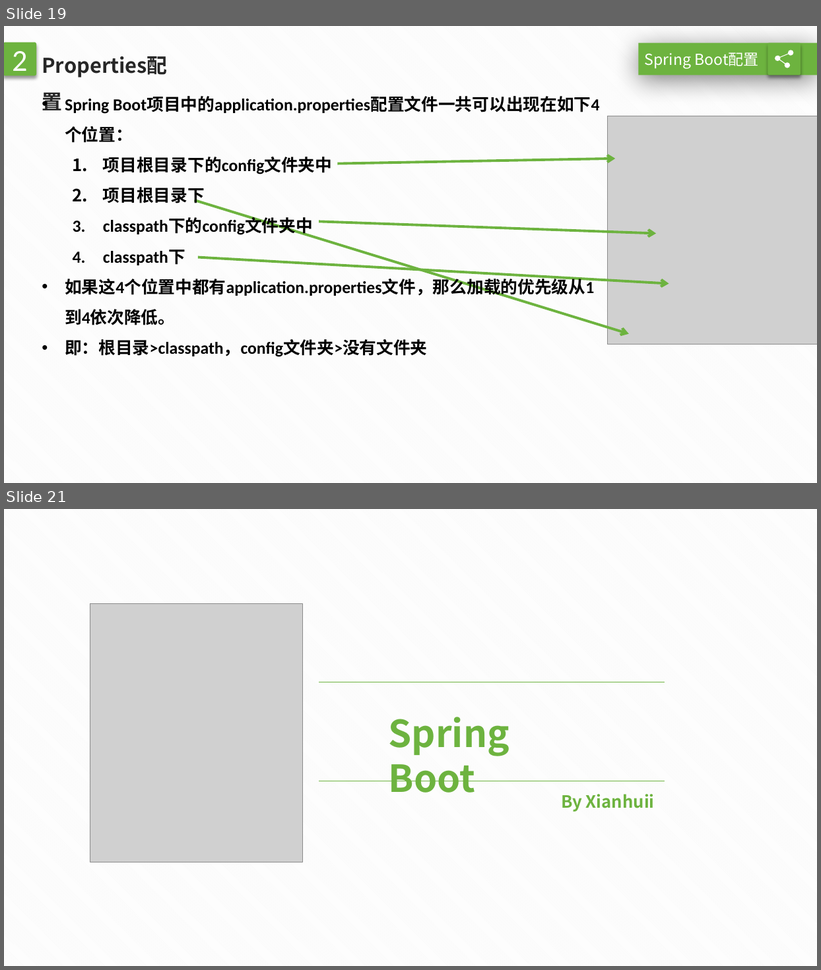
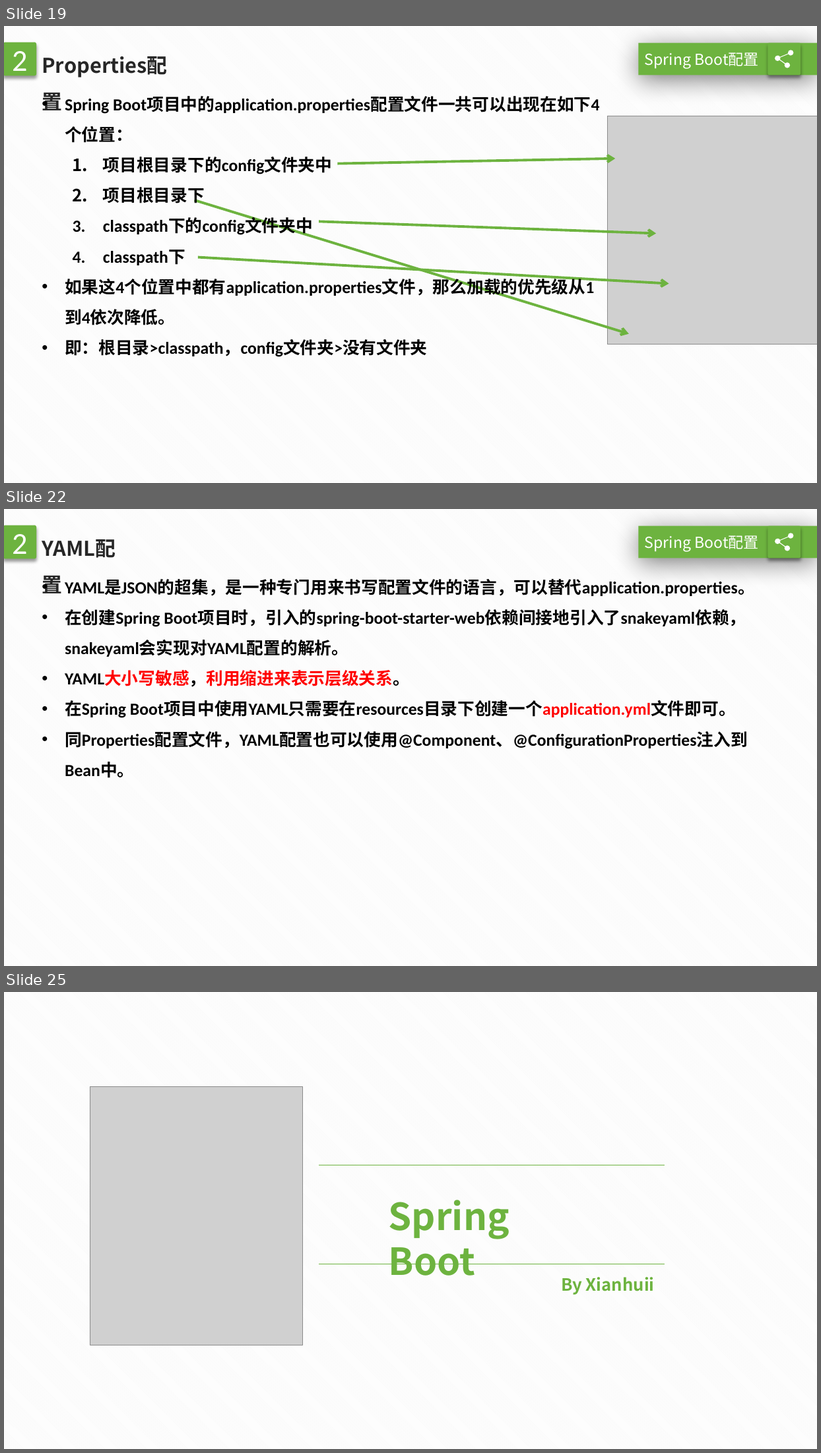
Before and after one commit to Xianhuii/myJava, a slide deck: SpringBoot/SpringBoot.pptx. Shown one above the other, each under a label of ours: slides 19 and 21 before the commit, slides 19, 22 and 25 after it; the slides between them are not shown. The pictures are 821x970 and 821x1453 pixels, drawn with LibreOffice and Linux fonts; fonts in the diff are those of the drawing; grey boxes stand for pictures. Boxes give left, top, right and bottom in pixels: in the first picture for what was removed or moved away, otherwise in the second. Text is boxed around its words. In the diff, an @@ line names an element or a change of style, - is before the commit and + after.

Commit message:
commit spring boot pptx

```diff
--- a/SpringBoot/SpringBoot.pptx
+++ b/SpringBoot/SpringBoot.pptx
@@ slide 22 added at bbox=[4, 509, 817, 966], background pattern #F2F2F2 on #FFFFFF @@
@@ rounded rectangle added at bbox=[4, 525, 36, 559], fill #6DB33F, outline #6DB33F 1 pt, 36 pt, text #FFFFFF @@
+2
@@ text added at bbox=[36, 521, 129, 564], 24 pt, text #262626, bold @@
+YAML配置
@@ rectangle added at bbox=[639, 526, 817, 559], fill #6DB33F @@
@@ rounded rectangle added at bbox=[768, 525, 801, 558], fill #6DB33F @@
@@ text added at bbox=[645, 535, 759, 551], 18 pt, text #FFFFFF @@
+Spring Boot配置
@@ freeform shape added at bbox=[775, 533, 794, 551], fill #FFFFFF @@
@@ text added at bbox=[65, 580, 755, 778], 20 pt, text #000000, bold @@
+• YAML是JSON的超集，是一种专门用来书写配置文件的语言，可以替代application.properties。
+• 在创建Spring Boot项目时，引入的spring-boot-starter-web依赖间接地引入了snakeyaml依赖，snakeyaml会实现对YAML配置的解析。
+• YAML大小写敏感，利用缩进来表示层级关系。
+• 在Spring Boot项目中使用YAML只需要在resources目录下创建一个application.yml文件即可。
+• 同Properties配置文件，YAML配置也可以使用@Component、@ConfigurationProperties注入到Bean中。
@@ what was slide 21 is now slide 25 @@
```
Also in this commit, not shown: 2 slides changed, 3 other slides added.
